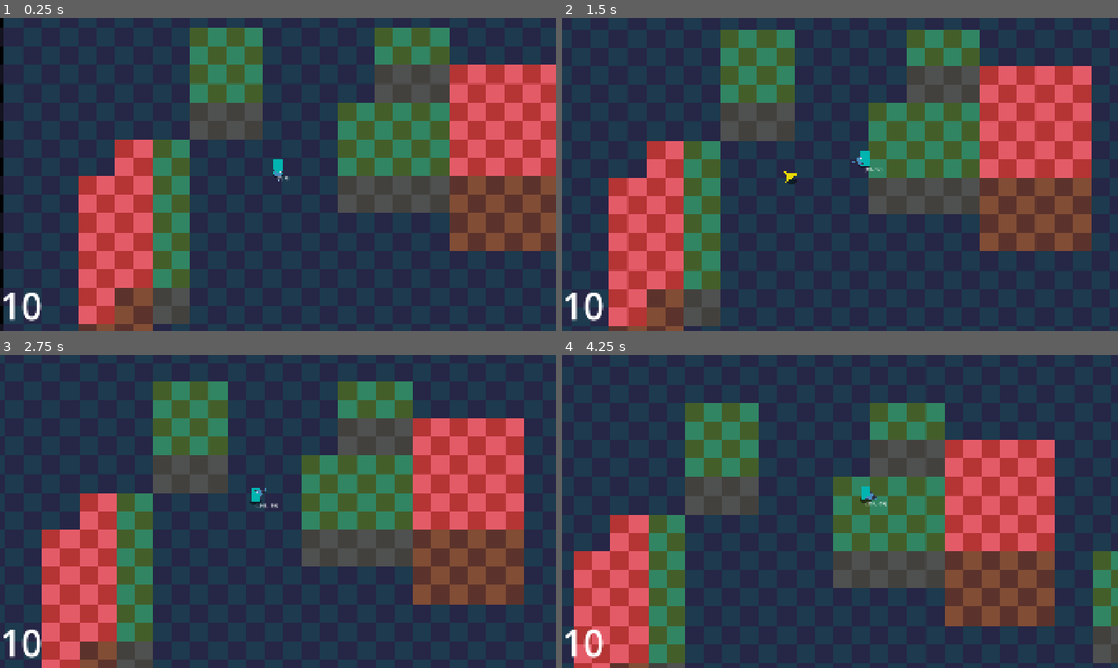
Above: before the commit, frames 1-4 (two rows, left to right).
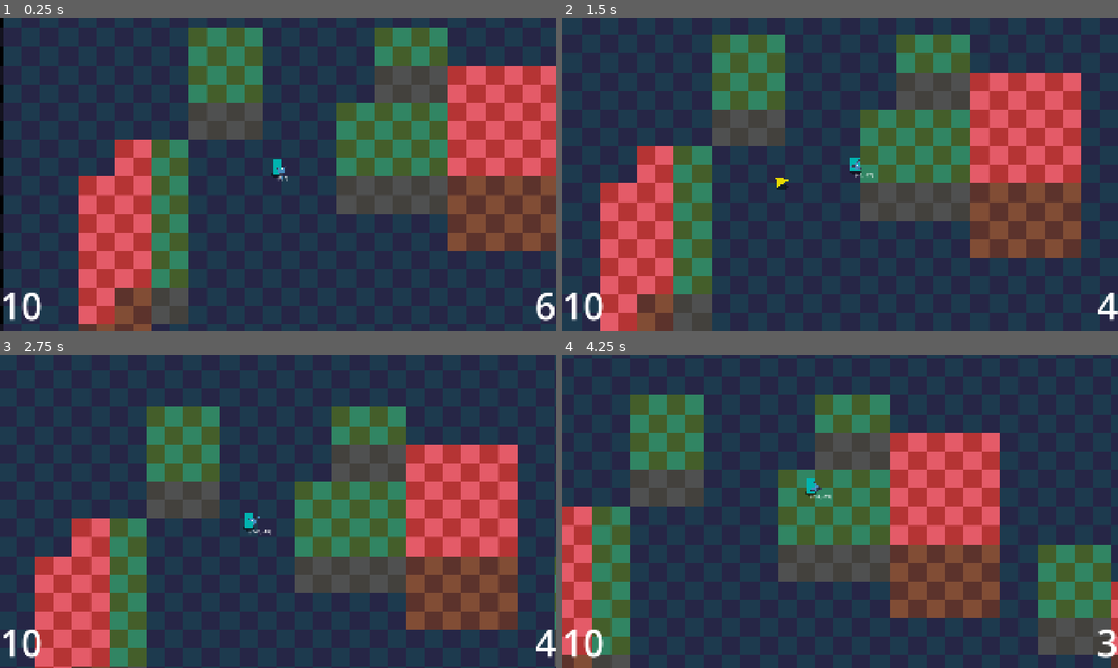
Above: after the commit, the same moments.

Repository: CaptainCronch/godot-wild-jam-94
Game: Godot game, scene res://environment/world.tscn
Two runs of this game, one before a commit and one after it. Both use one fixed random seed, a clock stepped at 60 frames per second and the inputs below. The engine's default icon, where the game draws it, is replaced by a stand-in: a white triangle on a blue panel in a dark square.
Inputs (mouse positions are in pixels of both pictures, inside the frame that each line leads up to):
- Up to frame 1 (0.25 s): no input
- Up to frame 2 (1.5 s): move the mouse to (962, 158) at 0.52 s; hold D (right) from 0.53 s (still down); tap F (f) at 0.6 s; tap W (up) at 0.77, 1.07 s; click (962, 158) at 0.8 s; move the mouse to (728, 190) at 1.27 s; click (728, 190) at 1.35 s
- Up to frame 3 (2.75 s): tap W (up) at 1.52, 1.82, 2.3 s; tap Shift (shift) at 1.55, 2.1 s; move the mouse to (333, 442) at 2.02 s; release D (right) at 2.03 s; hold A (left) from 2.03 s (still down)
- Up to frame 4 (4.25 s): move the mouse to (812, 574) at 2.77 s; release A (left) at 2.78 s; hold D (right) from 2.78 s (still down); tap W (up) at 2.85, 3.02, 3.32, 3.77, 4.07 s; tap F (f) at 3.05, 3.6 s; move the mouse to (1006, 558) at 3.52 s; click (1006, 558) at 3.8 s

The runs differ from the first frame. In frame 1, 2.0% of the frame differs, in the area x 0-100%, y 3-100%; in frame 2, 24%; in frame 3, 33%; in frame 4, 48%, in the area x 0-100%, y 12-100%.

Commit message:
added reloading, camera shake, camera kickback, and camera pan

Diff:
--- a/environment/world.tscn
+++ b/environment/world.tscn
@@ -59,11 +59,12 @@
 z_as_relative = false
 script = ExtResource("1_na063")
 
-[node name="UI" type="CanvasLayer" parent="." unique_id=1311475177 node_paths=PackedStringArray("health_label")]
+[node name="UI" type="CanvasLayer" parent="." unique_id=1311475177 node_paths=PackedStringArray("health_label", "ammo_label")]
 script = ExtResource("3_wpdqf")
-health_label = NodePath("Label")
+health_label = NodePath("HealthLabel")
+ammo_label = NodePath("AmmoLabel")
 
-[node name="Label" type="Label" parent="UI" unique_id=156325063]
+[node name="HealthLabel" type="Label" parent="UI" unique_id=156325063]
 anchors_preset = 2
 anchor_top = 1.0
 anchor_bottom = 1.0
@@ -73,5 +74,20 @@
 text = "20.0"
 label_settings = SubResource("LabelSettings_na063")
 
+[node name="AmmoLabel" type="Label" parent="UI" unique_id=1240045592]
+anchors_preset = 3
+anchor_left = 1.0
+anchor_top = 1.0
+anchor_right = 1.0
+anchor_bottom = 1.0
+offset_left = -255.0
+offset_top = -175.0
+grow_horizontal = 0
+grow_vertical = 0
+pivot_offset_ratio = Vector2(1, 0)
+text = "20.0"
+label_settings = SubResource("LabelSettings_na063")
+horizontal_alignment = 2
+
 [node name="Player" parent="." unique_id=903901623 instance=ExtResource("1_01qa0")]
 position = Vector2(690, 633)
--- a/player/camera.gd
+++ b/player/camera.gd
@@ -1,8 +1,45 @@
 extends Node2D
 class_name CameraHolder
 
+const BASE_PAN_FACTOR := 0.3
+const BASE_DECAY := 10.0
+const NOISE_SPEED := 1000.0
+const MAX_OFFSET := Vector2(250, 200)
+const TRAUMA_POWER := 2.0
+const BASE_KICKBACK_DECAY := 50.0
+const MAX_KICKBACK := Vector2(1000, 1000)
+
+var trauma := 0.0
+var noise_position := 0.0
+
+@export var player: Player
 @export var camera: Camera2D
+@export var noise: FastNoiseLite
 
 
-func _process(_delta: float) -> void:
-	camera.position = Vector2()
+func _ready() -> void:
+	noise.seed = randi()
+
+
+func _process(delta: float) -> void:
+	position = get_local_mouse_position() * BASE_PAN_FACTOR
+	position.y += player.plat_comp.position_z #Global.decay_towards(position.y, -player.plat_comp.floor_height, SPEED_Z, delta)
+
+	if trauma > 0.0:
+		trauma = Global.decay_towards(trauma, 0.0, BASE_DECAY, delta)
+
+		noise_position += 1.0 #Vector2(randf(), randf()) * NOISE_SPEED * delta
+
+		var amount := pow(trauma, TRAUMA_POWER)
+		camera.offset = (MAX_OFFSET * amount *
+				Vector2(noise.get_noise_2d(amount, noise_position),
+				noise.get_noise_2d(noise_position, amount)))
+
+	if camera.position.length_squared() > 0.0:
+		camera.position = Global.decay_towards_vec2(camera.position, Vector2.ZERO, BASE_KICKBACK_DECAY, delta)
+
+
+func shake(power: float) -> void: trauma = minf(trauma + power, 1.0)
+
+
+func kick(pos: Vector2) -> void: camera.position = (camera.position + pos).clamp(-MAX_KICKBACK, MAX_KICKBACK)
--- a/player/player.gd
+++ b/player/player.gd
@@ -15,12 +15,14 @@
 @export var leg: Polygon2D
 @export var weapon: Weapon
 @export var weapon_holder: Node2D
+@export var weapon_sprite: Polygon2D
 @export var camera_holder: CameraHolder
 @export var debug_text: Label
 
 var in_jump_buffer := true
 var jump_cut := false
 var diving := false
+var reloading := false
 var coyote_timer := 0.0
 
 @onready var camera := camera_holder.camera
@@ -47,11 +49,16 @@
 		weapon.fire()
 
 	weapon_holder.rotation = weapon_holder.global_position.direction_to(get_global_mouse_position()).angle()
+	if not reloading:
+		weapon_sprite.rotation = weapon_holder.rotation
+	else:
+		weapon_sprite.rotation = (absf(weapon_holder.rotation) / 2) + (PI/4)
+
 	hurtbox.rotation = weapon_holder.rotation
-	if absf(weapon_holder.rotation) > PI/2.0:
-		weapon_holder.scale.y = -1.0
+	if absf(weapon_sprite.rotation) > PI/2.0:
+		weapon_sprite.scale.y = -1.0
 	else:
-		weapon_holder.scale.y = 1.0
+		weapon_sprite.scale.y = 1.0
 	#debug_text.text = str(weapon_holder.rotation)
 
 	coyote_timer = minf(coyote_timer + delta, COYOTE_TIME)
@@ -97,7 +104,7 @@
 	else:
 		plat_comp.airborne = true
 
-	in_jump_buffer = plat_comp.position_z - -plat_comp.floor_height > -JUMP_BUFFER
+	in_jump_buffer = plat_comp.position_z - -plat_comp.floor_height > -JUMP_BUFFER / (2.0 if diving else 1.0) # makes it harder to hit crazy bhops
 
 	# Base tilemap always on, contains the impassable walls
 	set_collision_mask_value(1, plat_comp.position_z > -Global.TILE_HEIGHT)
@@ -140,3 +147,7 @@
 	#hurtbox.collider.disabled = false
 	#await get_tree().create_timer(0.1).timeout
 	#hurtbox.collider.disabled = true
+
+
+func _on_damage_taken(_attack: Attack) -> void:
+	camera_holder.shake(0.5)
--- a/player/player.tscn
+++ b/player/player.tscn
@@ -12,6 +12,7 @@
 [ext_resource type="Script" uid="uid://bklur5uy5lei4" path="res://player/weapon.gd" id="5_g6k8r"]
 [ext_resource type="Texture2D" uid="uid://k6uix5btrhsr" path="res://icon.svg" id="6_boad6"]
 [ext_resource type="Script" uid="uid://crg4f1ccw336i" path="res://classes/attack.gd" id="6_yllr7"]
+[ext_resource type="Texture2D" uid="uid://q5ma63uxsvqs" path="res://player/player-idle-sheet.png" id="8_yllr7"]
 
 [sub_resource type="RectangleShape2D" id="RectangleShape2D_hg6s5"]
 size = Vector2(24, 8)
@@ -27,24 +28,30 @@
 [sub_resource type="RectangleShape2D" id="RectangleShape2D_8t03j"]
 size = Vector2(128, 84)
 
+[sub_resource type="FastNoiseLite" id="FastNoiseLite_yllr7"]
+noise_type = 0
+frequency = 0.05
+fractal_octaves = 2
+
 [sub_resource type="CircleShape2D" id="CircleShape2D_hvfyp"]
 radius = 14.0
 
 [sub_resource type="CircleShape2D" id="CircleShape2D_rgyib"]
 radius = 13.0
 
-[node name="Player" type="CharacterBody2D" unique_id=903901623 node_paths=PackedStringArray("plat_comp", "health_comp", "hurtbox", "sprite", "leg", "weapon", "weapon_holder", "camera_holder", "debug_text")]
+[node name="Player" type="CharacterBody2D" unique_id=903901623 node_paths=PackedStringArray("plat_comp", "health_comp", "hurtbox", "sprite", "leg", "weapon", "weapon_holder", "weapon_sprite", "camera_holder", "debug_text")]
 collision_layer = 16
 collision_mask = 15
 script = ExtResource("1_oul6g")
 plat_comp = NodePath("PlatformerComponent")
 health_comp = NodePath("HealthComponent")
 hurtbox = NodePath("HurtboxComponent")
-sprite = NodePath("Puppet/Sprite")
+sprite = NodePath("Puppet/Polygon2D")
 leg = NodePath("Puppet/WeaponHolder/Leg")
 weapon = NodePath("Weapon")
 weapon_holder = NodePath("Puppet/WeaponHolder")
-camera_holder = NodePath("Puppet/CameraHolder")
+weapon_sprite = NodePath("Puppet/WeaponSprite")
+camera_holder = NodePath("CameraHolder")
 debug_text = NodePath("DebugText")
 
 [node name="PlatformerComponent" parent="." unique_id=1750379246 node_paths=PackedStringArray("target", "world_area", "puppet", "health_comp", "hurtbox") instance=ExtResource("3_rgyib")]
@@ -82,12 +89,43 @@
 
 [node name="ShadowComponent" parent="." unique_id=390992070 instance=ExtResource("2_boad6")]
 
+[node name="CameraHolder" type="Node2D" parent="." unique_id=11818842 node_paths=PackedStringArray("player", "camera")]
+script = ExtResource("4_yw30f")
+player = NodePath("..")
+camera = NodePath("Camera2D")
+noise = SubResource("FastNoiseLite_yllr7")
+
+[node name="Camera2D" type="Camera2D" parent="CameraHolder" unique_id=2024447866]
+position_smoothing_enabled = true
+drag_left_margin = 0.05
+drag_top_margin = 0.05
+drag_right_margin = 0.05
+drag_bottom_margin = 0.05
+editor_draw_drag_margin = true
+
 [node name="Puppet" type="Node2D" parent="." unique_id=506441243]
 
-[node name="Sprite" type="Polygon2D" parent="Puppet" unique_id=173726787]
+[node name="Polygon2D" type="Polygon2D" parent="Puppet" unique_id=1813973568]
 position = Vector2(0, -25)
 color = Color(0, 0.7081541, 0.69388574, 1)
 polygon = PackedVector2Array(-16, 25, -16, -25, 16, -25, 16, 25)
+
+[node name="Sprite2D" type="Sprite2D" parent="Puppet" unique_id=1634011134]
+visible = false
+texture_filter = 1
+position = Vector2(0.5, -26.71)
+scale = Vector2(2.135, 2.135)
+texture = ExtResource("8_yllr7")
+region_enabled = true
+region_rect = Rect2(0, 0, 25, 25)
+
+[node name="WeaponSprite" type="Polygon2D" parent="Puppet" unique_id=1296291824]
+texture_repeat = 2
+position = Vector2(11.965, -20.43)
+texture = ExtResource("6_boad6")
+texture_offset = Vector2(-18.475, 19.85)
+texture_scale = Vector2(3.55, 3.55)
+polygon = PackedVector2Array(2, 0, -9, 17, 35, 0, -9, -20)
 
 [node name="WeaponHolder" type="Node2D" parent="Puppet" unique_id=650286921]
 position = Vector2(0, -20.43)
@@ -97,37 +135,15 @@
 position = Vector2(0, 20.43)
 polygon = PackedVector2Array(-7, -12, 89, -11, 91, -31, 95, -36, 105, -37, 108, -36, 113, -33, 116, -24, 116, -15, 116, -7, 116, 3, 117, 8, 117, 11, 114, 14, 108, 14, -8, 8)
 
-[node name="Polygon2D" type="Polygon2D" parent="Puppet/WeaponHolder" unique_id=1296291824]
-texture_repeat = 2
-position = Vector2(11.965, 0)
-texture = ExtResource("6_boad6")
-texture_offset = Vector2(-18.475, 19.85)
-texture_scale = Vector2(3.55, 3.55)
-polygon = PackedVector2Array(2, 0, -9, 17, 35, 0, -9, -20)
-
 [node name="RemoteTransform2D" type="RemoteTransform2D" parent="Puppet/WeaponHolder" unique_id=1000360415]
 remote_path = NodePath("../../../Weapon")
 update_position = false
 update_scale = false
 
-[node name="CameraHolder" type="Node2D" parent="Puppet" unique_id=11818842 node_paths=PackedStringArray("camera")]
-script = ExtResource("4_yw30f")
-camera = NodePath("Camera2D")
-
-[node name="Camera2D" type="Camera2D" parent="Puppet/CameraHolder" unique_id=2024447866]
-position_smoothing_enabled = true
-drag_horizontal_enabled = true
-drag_vertical_enabled = true
-drag_left_margin = 0.05
-drag_top_margin = 0.05
-drag_right_margin = 0.05
-drag_bottom_margin = 0.05
-editor_draw_drag_margin = true
-
 [node name="Weapon" type="Node2D" parent="." unique_id=1873061966 node_paths=PackedStringArray("player", "polygon", "muzzle")]
 script = ExtResource("5_g6k8r")
 player = NodePath("..")
-polygon = NodePath("../Puppet/WeaponHolder/Polygon2D")
+polygon = NodePath("../Puppet/WeaponSprite")
 muzzle = NodePath("Muzzle")
 
 [node name="Muzzle" type="Marker2D" parent="Weapon" unique_id=1833827159]
@@ -156,3 +172,7 @@
 offset_right = 40.0
 offset_bottom = 23.0
 text = "hey"
+
+[node name="AnimationPlayer" type="AnimationPlayer" parent="." unique_id=1012533958]
+
+[connection signal="damage_taken" from="HealthComponent" to="." method="_on_damage_taken"]
--- a/player/weapon.gd
+++ b/player/weapon.gd
@@ -3,7 +3,12 @@
 
 const REVOLVER_BULLET := preload("uid://bgraey60p2frl")
 const HEIGHT_OFFSET := -20.0
-const KNOCKBACK := 50.0
+const REVOLVER_SELF_KNOCKBACK := -50.0
+const REVOLVER_MAX_AMMO := 6
+const REVOLVER_RELOAD_TIME := 1.5
+
+var revolver_ammo := REVOLVER_MAX_AMMO
+#var revolver_reload_timer := REVOLVER_RELOAD_TIME
 
 @export var player: Player
 @export var polygon: Polygon2D
@@ -11,6 +16,8 @@
 
 
 func fire() -> void:
+	if revolver_ammo <= 0: return
+	revolver_ammo -= 1
 	var bullet: RevolverBullet = REVOLVER_BULLET.instantiate()
 	bullet.height = player.plat_comp.position_z
 	bullet.global_position = muzzle.global_position
@@ -29,4 +36,13 @@
 	bullet.hurtbox.attack.height = player.plat_comp.position_z
 	get_tree().current_scene.add_child(bullet)
 
-	player.velocity += Vector2.RIGHT.rotated(rotation) * KNOCKBACK * -1
+	player.velocity += Vector2.from_angle(rotation) * REVOLVER_SELF_KNOCKBACK
+
+	#player.camera_holder.shake(0.2)
+	player.camera_holder.kick(Vector2.from_angle(rotation) * -100.0)
+
+	if revolver_ammo <= 0:
+		player.reloading = true
+		await get_tree().create_timer(REVOLVER_RELOAD_TIME).timeout
+		revolver_ammo = REVOLVER_MAX_AMMO
+		player.reloading = false
--- a/player/weapons/revolver_bullet.tscn
+++ b/player/weapons/revolver_bullet.tscn
@@ -13,7 +13,7 @@
 
 [sub_resource type="Resource" id="Resource_14enh"]
 script = ExtResource("2_q0wpf")
-attack_damage = 1
+attack_damage = 5
 knockback_force = 700.0
 knockup_force = -3.0
 stun_time = 0.1
--- a/ui/ui.gd
+++ b/ui/ui.gd
@@ -2,7 +2,9 @@
 
 
 @export var health_label: Label
+@export var ammo_label: Label
 
 
 func _process(_delta: float) -> void:
 	health_label.text = str(Global.player.health_comp.health)
+	ammo_label.text = str(Global.player.weapon.revolver_ammo)
Renamed: player/player_animations/player idle turnaround.png -> player/player-idle-sheet.png
Not shown, changed: player/player-idle-sheet.png.import
